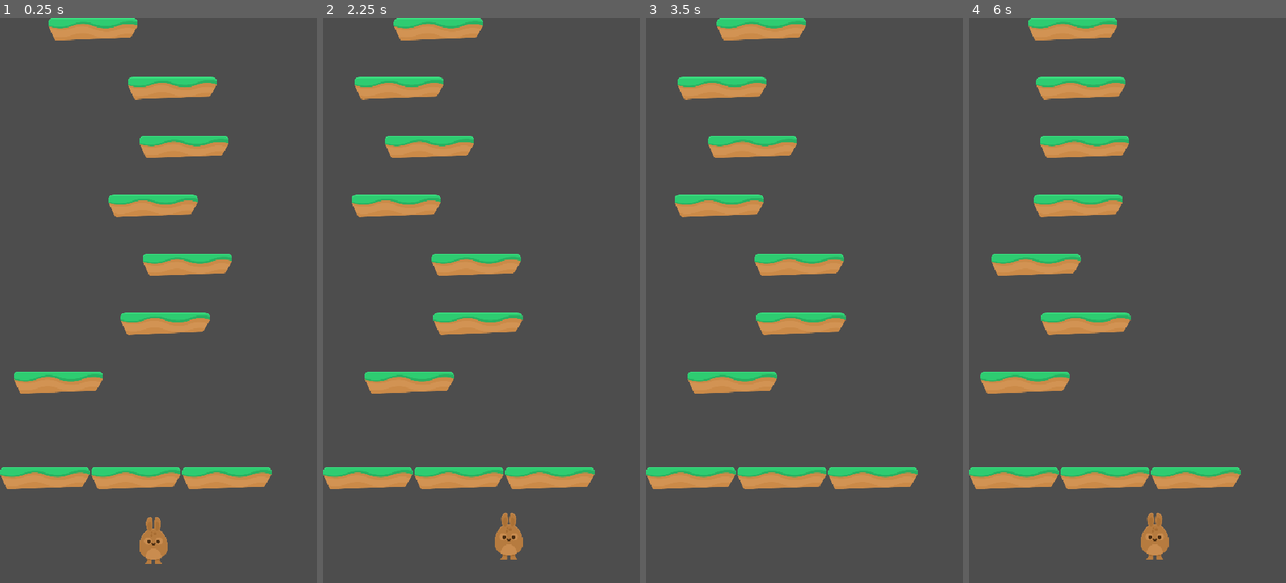
Above: before the commit, frames 1-4 (left to right).
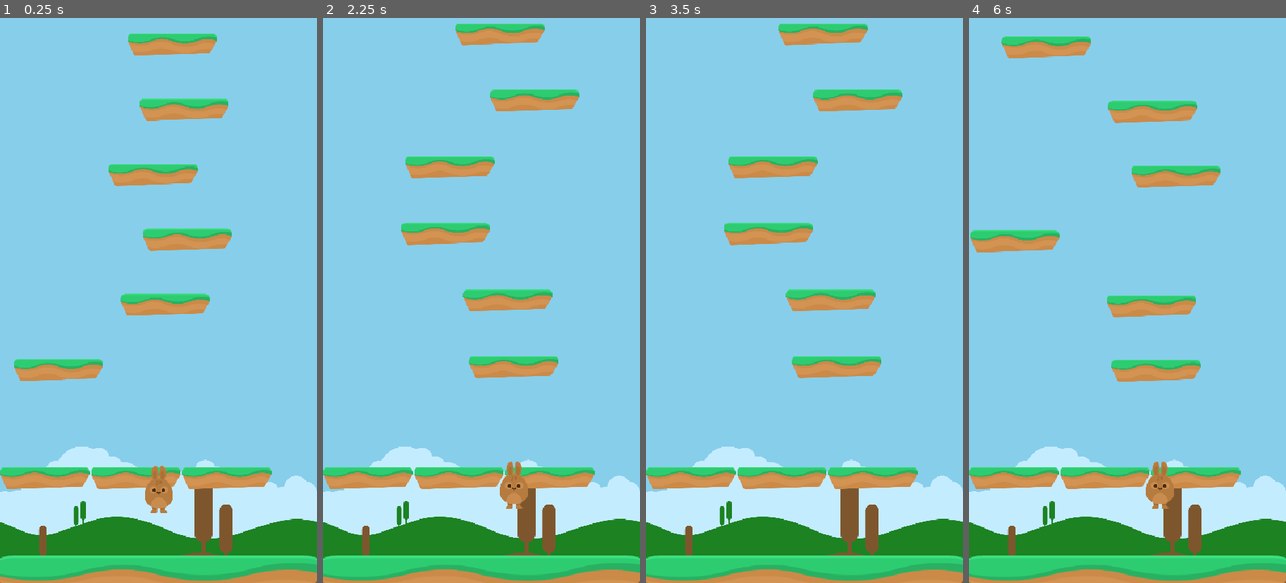
Above: after the commit, the same moments.

Repository: StefanLock/happy-hopper-quest
Game: Godot game, scene res://scenes/game.tscn
Same seed, same stepped clock (60 frames per second), same inputs: the game is played once before the commit and once after it.
Inputs:
- Up to frame 1 (0.25 s): no input
- Up to frame 2 (2.25 s): hold Right (move_right) 0.53-1.28 s; tap Enter at 1.25 s; hold Left (move_left) 1.28-2.03 s; tap R (reset) at 2 s; hold Right (move_right) from 2.03 s (still down)
- Up to frame 3 (3.5 s): keep holding Right (move_right)
- Up to frame 4 (6 s): tap R (reset) at 3.5, 4.15, 5.75 s; release Right (move_right) at 3.53 s; hold Left (move_left) 3.53-5.78 s; hold Right (move_right) from 5.78 s (still down)

The runs differ from the first frame. In frame 1, 97% of the frame differs, in the area x 0-100%, y 0-100%; in frame 2, 97%; in frame 3, 97%; in frame 4, 97%.

Commit message:
android hell

Diff:
--- a/project.godot
+++ b/project.godot
@@ -61,3 +61,5 @@
 [rendering]
 
 renderer/rendering_method="mobile"
+textures/vram_compression/import_etc2_astc=true
+environment/defaults/default_clear_color=Color(0.529412, 0.807843, 0.921569, 1)
--- a/scenes/game.tscn
+++ b/scenes/game.tscn
@@ -1,13 +1,47 @@
-[gd_scene load_steps=4 format=3 uid="uid://cikyu1m7q3dwx"]
+[gd_scene load_steps=7 format=3 uid="uid://cikyu1m7q3dwx"]
 
 [ext_resource type="Script" uid="uid://i8cxoe3bqa8k" path="res://scripts/game.gd" id="1_uwrxv"]
-[ext_resource type="PackedScene" uid="uid://cvdij33em0wrk" path="res://scenes/player.tscn" id="2_yqjtg"]
+[ext_resource type="Texture2D" uid="uid://ccpunxy7r18ow" path="res://assets/PNG/Environment/ground_grass.png" id="3_lbhrr"]
 [ext_resource type="PackedScene" uid="uid://d4dqcynymkn7n" path="res://scenes/level_generator.tscn" id="3_lnu2h"]
+[ext_resource type="Texture2D" uid="uid://dkaqbmxwl01bx" path="res://assets/PNG/Background/bg_layer2.png" id="5_gee14"]
+[ext_resource type="Texture2D" uid="uid://b26ki3d3xsn2e" path="res://assets/PNG/Background/bg_layer3.png" id="6_0tnpc"]
+[ext_resource type="Texture2D" uid="uid://h0r51oush4x0" path="res://assets/PNG/Background/bg_layer4.png" id="7_vtaks"]
 
 [node name="Game" type="Node2D"]
 script = ExtResource("1_uwrxv")
 
-[node name="Player" parent="." instance=ExtResource("2_yqjtg")]
-position = Vector2(261, 897)
+[node name="LevelGenerator" parent="." instance=ExtResource("3_lnu2h")]
 
-[node name="LevelGenerator" parent="." instance=ExtResource("3_lnu2h")]
+[node name="GroundSprite" type="Sprite2D" parent="."]
+position = Vector2(267, 970)
+scale = Vector2(1.46842, 1)
+texture = ExtResource("3_lbhrr")
+
+[node name="ParallaxBackground" type="ParallaxBackground" parent="."]
+scroll_ignore_camera_zoom = true
+
+[node name="ParallaxLayer2" type="ParallaxLayer" parent="ParallaxBackground"]
+motion_scale = Vector2(0.5, 0.5)
+
+[node name="Sprite2D" type="Sprite2D" parent="ParallaxBackground/ParallaxLayer2"]
+scale = Vector2(0.3, 0.5)
+texture = ExtResource("5_gee14")
+centered = false
+
+[node name="ParallaxLayer3" type="ParallaxLayer" parent="ParallaxBackground"]
+motion_scale = Vector2(0.7, 0.7)
+
+[node name="Sprite2D" type="Sprite2D" parent="ParallaxBackground/ParallaxLayer3"]
+modulate = Color(0.133333, 0.545098, 0.133333, 1)
+scale = Vector2(0.3, 0.5)
+texture = ExtResource("6_0tnpc")
+centered = false
+
+[node name="ParallaxLayer4" type="ParallaxLayer" parent="ParallaxBackground"]
+modulate = Color(0.729412, 0.376471, 0.180392, 1)
+motion_scale = Vector2(0.85, 0.85)
+
+[node name="Sprite2D" type="Sprite2D" parent="ParallaxBackground/ParallaxLayer4"]
+scale = Vector2(0.3, 0.5)
+texture = ExtResource("7_vtaks")
+centered = false
--- a/scripts/game.gd
+++ b/scripts/game.gd
@@ -1,22 +1,66 @@
 extends Node2D
 
-@onready var player: Player = $Player
-@onready var level_generator: Node2D = $LevelGenerator
-
+var player: Player = null
+var player_spawn_position: Vector2
+var player_scene = preload("res://scenes/player.tscn")
 var camera_scene = preload("res://scenes/game_camera.tscn")
 var camera = null
 
+var viewport_size: Vector2
+
+@onready var level_generator: Node2D = $LevelGenerator
+@onready var ground_sprite: Sprite2D = $GroundSprite
+@onready var parallax_layer_2: ParallaxLayer = $ParallaxBackground/ParallaxLayer2
+@onready var parallax_layer_3: ParallaxLayer = $ParallaxBackground/ParallaxLayer3
+@onready var parallax_layer_4: ParallaxLayer = $ParallaxBackground/ParallaxLayer4
+
 func _ready() -> void:
+	viewport_size = get_viewport_rect().size
+
+	var player_spawn_offset = 150
+	player_spawn_position.x = viewport_size.x / 2.0
+	player_spawn_position.y = viewport_size.y - player_spawn_offset
+
+	ground_sprite.global_position.x = viewport_size.x / 2.0
+	ground_sprite.global_position.y = viewport_size.y
+
+	setup_parallax_layer(parallax_layer_2)
+	setup_parallax_layer(parallax_layer_3)
+	setup_parallax_layer(parallax_layer_4)
+	new_game()
+
+func get_parralax_sprite_scale(parallax_sprite: Sprite2D):
+	var parallax_texture = parallax_sprite.get_texture()
+	var parallax_texture_width = parallax_texture.get_width()
+
+	var _scale = viewport_size.x / parallax_texture_width
+	var result = Vector2(_scale, _scale)
+	return result
+
+func setup_parallax_layer(_parallax_layer: ParallaxLayer):
+	var parallax_sprite = _parallax_layer.find_child("Sprite2D")
+	var parallax_texture = parallax_sprite.get_texture()
+	var parallax_texture_height = parallax_texture.get_height()
+
+	if parallax_sprite != null:
+		parallax_sprite.scale = get_parralax_sprite_scale(parallax_sprite)
+		parallax_sprite.offset.y = parallax_texture_height
+
+# Called every frame. 'delta' is the elapsed time since the previous frame.
+func _process(_delta: float) -> void:
+	if Input.is_action_just_pressed("quit"):
+		get_tree().quit()
+	if Input.is_action_just_pressed("reset"):
+		get_tree().reload_current_scene()
+
+func new_game():
+	player = player_scene.instantiate()
+	player.global_position = player_spawn_position
+	add_child(player)
+
 	camera = camera_scene.instantiate()
-	camera.setup_camera($Player)
+	camera.setup_camera(player)
 	add_child(camera)
 
 	if player:
 		level_generator.setup(player)
-
-# Called every frame. 'delta' is the elapsed time since the previous frame.
-func _process(delta: float) -> void:
-	if Input.is_action_just_pressed("quit"):
-		get_tree().quit()
-	if Input.is_action_just_pressed("reset"):
-		get_tree().reload_current_scene()
--- a/scripts/game_camera.gd
+++ b/scripts/game_camera.gd
@@ -7,24 +7,24 @@
 var viewport_size
 
 func _ready() -> void:
-	var viewport_size = get_viewport_rect().size
+	viewport_size = get_viewport_rect().size
 	global_position.x = viewport_size.x / 2
 
 	limit_bottom = viewport_size.y
 	limit_left = 0
 	limit_right = viewport_size.x
 
-	destroyer.position.y = viewport_size.y
+	destroyer.position.y = viewport_size.y - 300
 	var rect_shape = RectangleShape2D.new()
 	var rect_shape_size = Vector2(viewport_size.x, 200.0)
 	rect_shape.set_size(rect_shape_size)
 	destroyer_shape.shape = rect_shape
 
-func _process(delta: float) -> void:
+func _process(_delta: float) -> void:
 	if player:
 		var limit_distance = 600
 		if limit_bottom > player.global_position.y + limit_distance:
-			limit_bottom = player.global_position.y + limit_distance
+			limit_bottom = int(player.global_position.y + limit_distance)
 
 		var overlapping_areas = destroyer.get_overlapping_areas()
 		if overlapping_areas.size() > 0:
@@ -36,6 +36,6 @@
 	if _player:
 		player = _player
 
-func _physics_process(delta: float) -> void:
+func _physics_process(_delta: float) -> void:
 	if player:
 		global_position.y = player.global_position.y
--- a/scripts/level_generator.gd
+++ b/scripts/level_generator.gd
@@ -5,8 +5,8 @@
 var platform_scene = preload("res://scenes/platform.tscn")
 
 var start_platform_y
-var y_distance_between_platforms = 100
-var level_size = 50
+var y_distance_between_platforms = randf_range(100.0, 150.0)
+var level_size = 15
 var viewport_size
 var generated_platform_count = 0
 
@@ -23,7 +23,7 @@
 	generate_level(start_platform_y, true)
 
 # Called every frame. 'delta' is the elapsed time since the previous frame.
-func _process(delta: float) -> void:
+func _process(_delta: float) -> void:
 	if player:
 		var py = player.global_position.y
 		var end_of_level_pos = start_platform_y - (generated_platform_count * y_distance_between_platforms)
--- a/scripts/player.gd
+++ b/scripts/player.gd
@@ -25,7 +25,7 @@
 func _ready() -> void:
 	viewport_size = get_viewport_rect().size
 
-func _process(delta: float) -> void:
+func _process(_delta: float) -> void:
 	if velocity.y > 0:
 		if animation_player.current_animation != "fall":
 			animation_player.play("fall")
@@ -33,7 +33,7 @@
 		if animation_player.current_animation != "jump":
 			animation_player.play("jump")
 
-func _physics_process(delta: float) -> void:
+func _physics_process(_delta: float) -> void:
 	# Making gravity and dropping the player in the Y axis
 	velocity.y += gravity
 	if velocity.y > max_fall_velocity:
Binary file removed: assets/PNG/Background/bg_layer1.png
Not shown, added: export_presets.cfg
